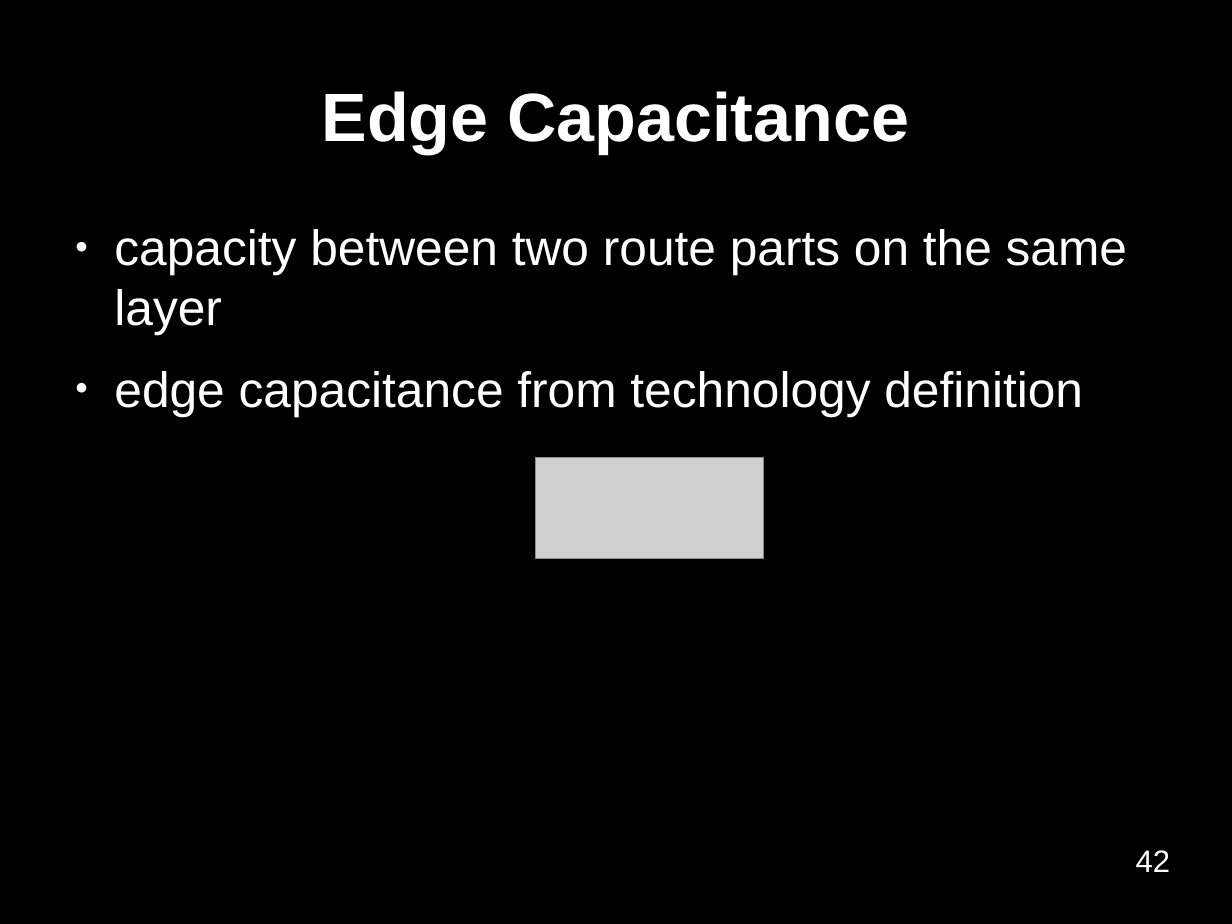
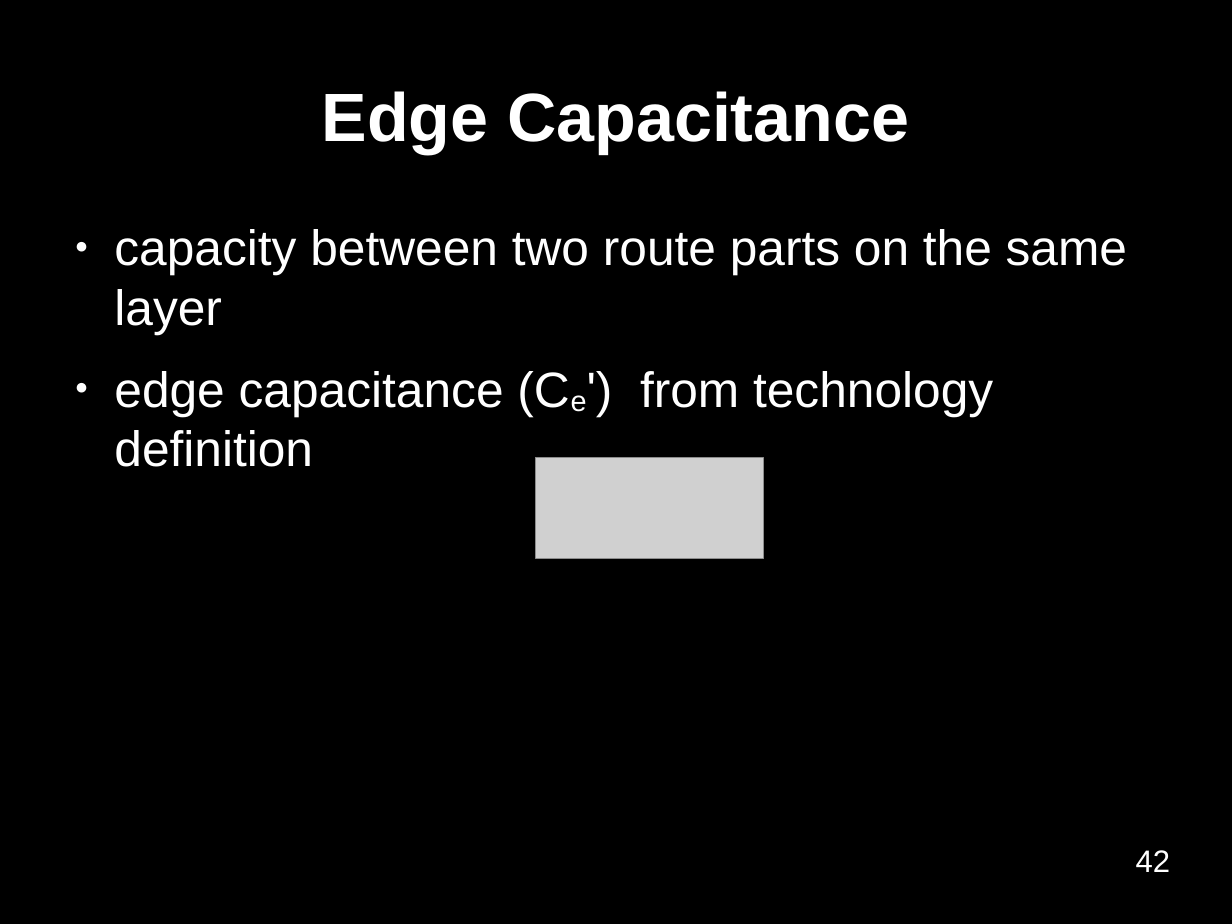
Before and after one commit to benediktibk/bachelorthesis, a slide deck: slide 42 of presentation.odp. Drawn at 1232x924 pixels with LibreOffice and Linux fonts; fonts in the diff are those of the drawing; grey boxes stand for pictures; background and template pictures are left out. Boxes give left, top, right and bottom in pixels: in the first picture for what was removed or moved away, otherwise in the second. Text is boxed around its words. In the diff, an @@ line names an element or a change of style, - is before the commit and + after.

```diff
--- a/presentation.odp
+++ b/presentation.odp
@@ text at [114, 371, 993, 467]: text changed @@
-● edge capacitance from technology definition
+● edge capacitance (Ce') from technology definition
```
Also in this commit, not shown: 2 other slides changed.
